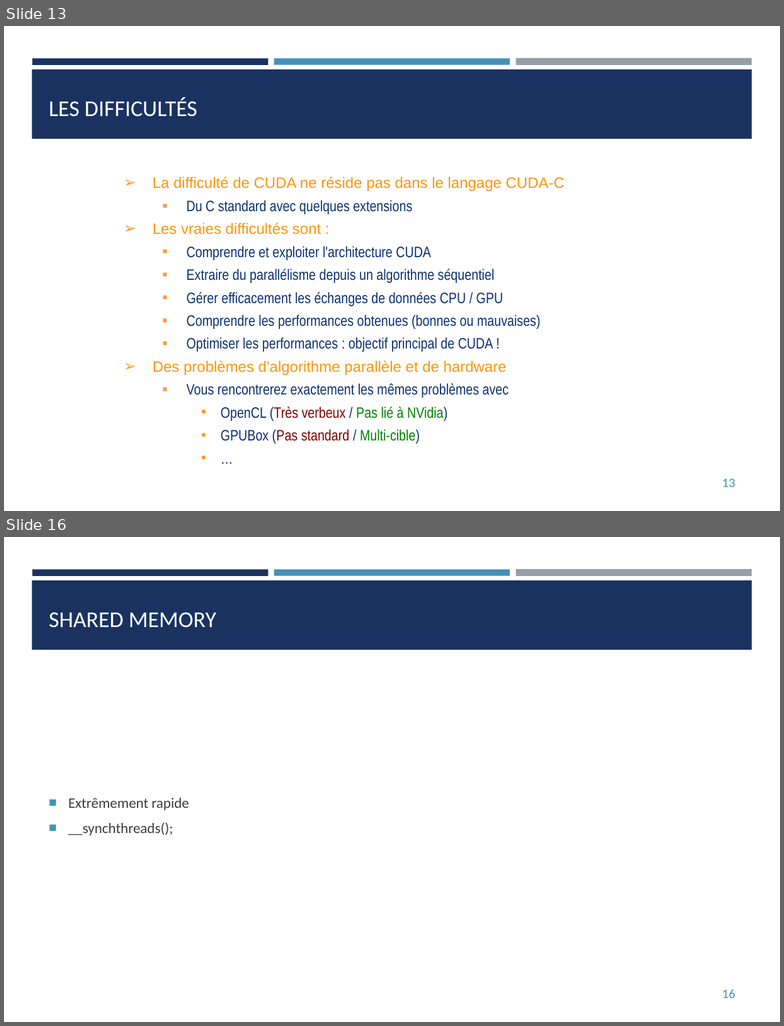
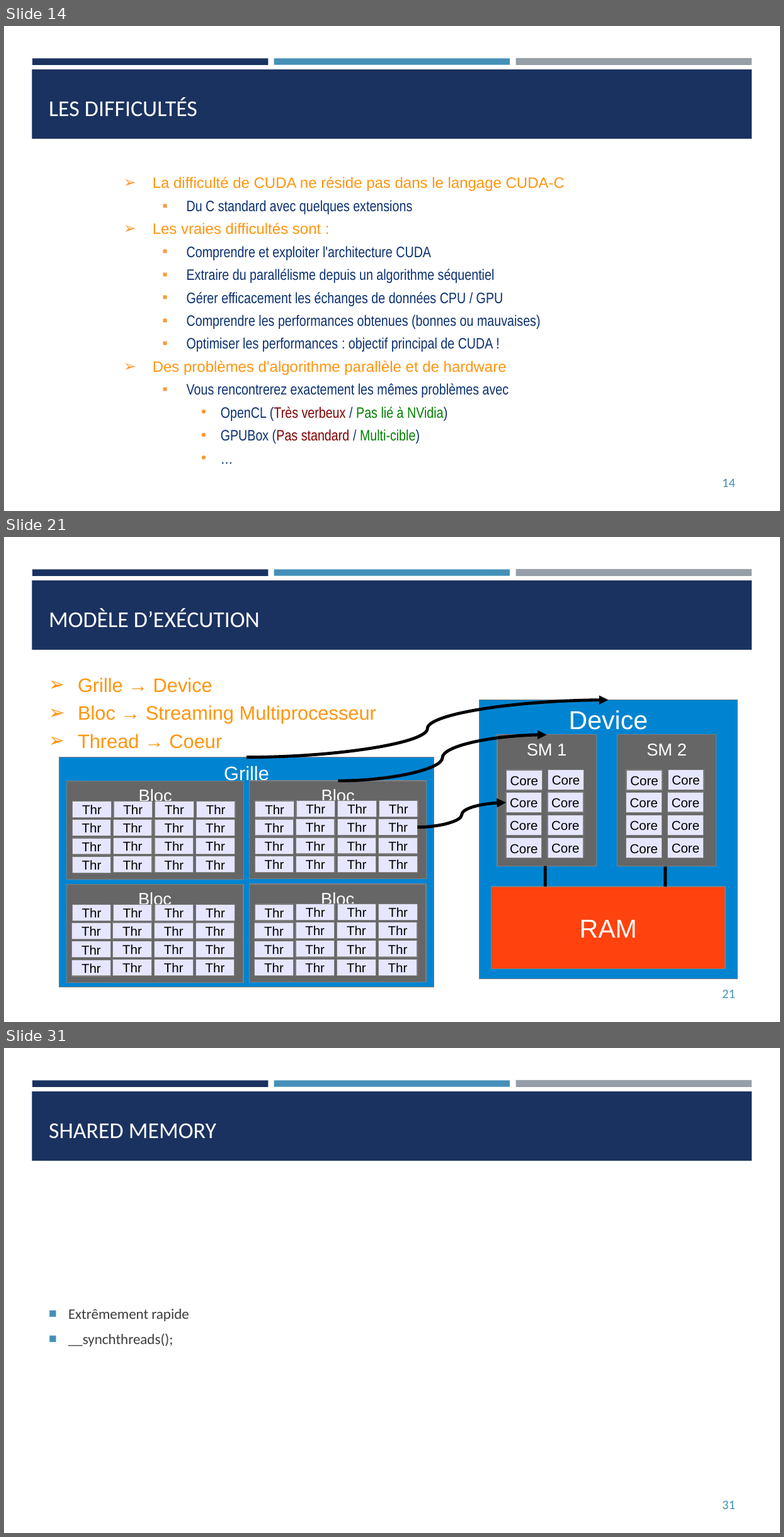
Before and after one commit to franckginguene/hpc_formation_scalian, a slide deck: Diapos/HPC_CUDA.pptx. Shown one above the other, each under a label of ours: slides 13 and 16 before the commit, slides 14, 21 and 31 after it; the slides between them are not shown. The pictures are 784x1026 and 784x1537 pixels, drawn with LibreOffice and Linux fonts; fonts in the diff are those of the drawing. Boxes give left, top, right and bottom in pixels: in the first picture for what was removed or moved away, otherwise in the second. Text is boxed around its words. In the diff, an @@ line names an element or a change of style, - is before the commit and + after.

```diff
--- a/Diapos/HPC_CUDA.pptx
+++ b/Diapos/HPC_CUDA.pptx
@@ slide 21 added at (4, 537, 780, 1022), background #FFFFFF; not listed: 4 template elements that a slide beside it also shows @@
@@ title added at (49, 608, 260, 628), 21 pt, text #FFFFFF @@
+MODÈLE D’EXÉCUTION
@@ text added at (78, 677, 376, 749), 18 pt, text #FF950E @@
+➢ Grille → Device
+➢ Bloc → Streaming Multiprocesseur
+➢ Thread → Coeur
@@ group added at (59, 700, 737, 987): 89 rectangles, 3 curved arrows, 2 lines @@
+Grille
+Bloc
+Thr
+Thr
+Thr
+Thr
+Thr
+Thr
+Thr
+Thr
+Thr
+Thr
+Thr
+Thr
+Thr
+Thr
+Thr
+Thr
+Bloc
+Thr
+Thr
+Thr
+Thr
+Thr
+Thr
+Thr
+Thr
+Thr
+Thr
+Thr
+Thr
+Thr
+Thr
+Thr
+Thr
+Bloc
+Thr
+Thr
+Thr
+Thr
+Thr
+Thr
+Thr
+Thr
+Thr
+Thr
+Thr
+Thr
+Thr
+Thr
+Thr
+Thr
+Bloc
+Thr
+Thr
+Thr
+Thr
+Thr
+Thr
+Thr
+Thr
+Thr
+Thr
+Thr
+Thr
+Thr
+Thr
+Thr
+Thr
+Device
+RAM
+SM 1
+Core
+Core
+Core
+Core
+Core
+Core
+Core
+Core
+SM 2
+Core
+Core
+Core
+Core
+Core
+Core
+Core
+Core
@@ page number added at (722, 989, 735, 998), 12 pt, text #4590B8 @@
+21
@@ what was slide 13 is now slide 14 @@
@@ page number at (722, 479, 735, 487): text changed @@
-13
+14
@@ what was slide 16 is now slide 31 @@
@@ page number at (722, 1500, 735, 1509): text changed @@
-16
+31
```
Also in this commit, not shown: 4 slides changed, 15 other slides added, 1 slide removed.
